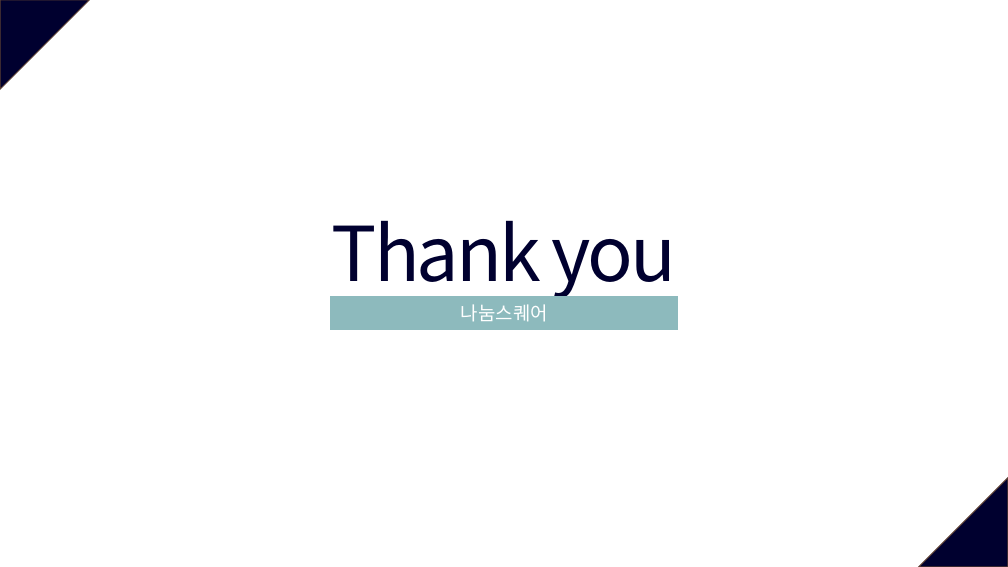
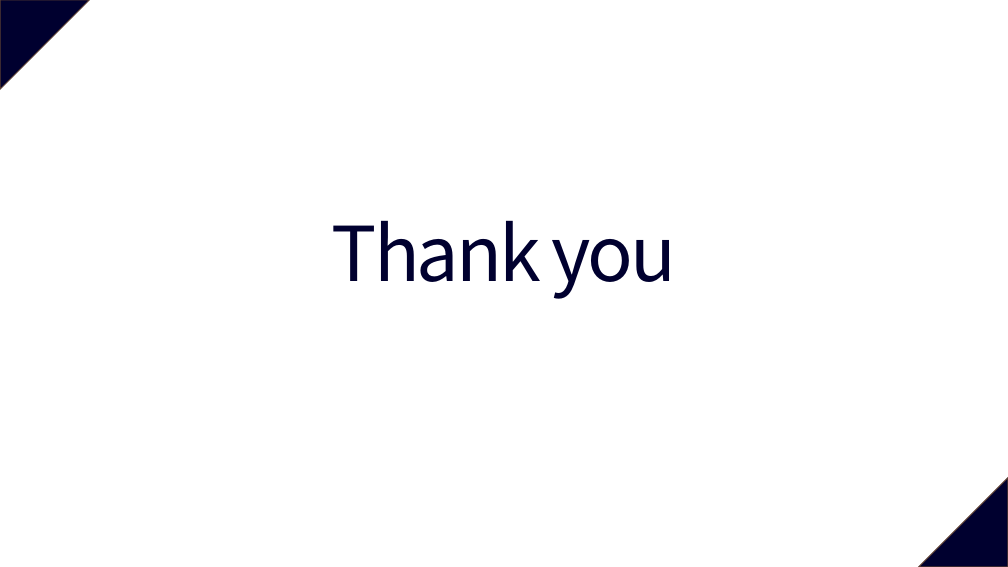
Before and after one commit to JxxHxxx/Ubion-Mini-Project-HR-Analysis, a slide deck: slide 24 of 데이터분석은위대하다.pptx (slide 18 before the commit). Drawn at 1008x567 pixels with LibreOffice and Linux fonts; fonts in the diff are those of the drawing. Boxes give left, top, right and bottom in pixels: in the first picture for what was removed or moved away, otherwise in the second. Text is boxed around its words. In the diff, an @@ line names an element or a change of style, - is before the commit and + after.

```diff
--- a/데이터분석은위대하다.pptx
+++ b/데이터분석은위대하다.pptx
@@ rectangle removed at (330,297,678,330) @@
-나눔스퀘어
```
Also in this commit, not shown: 6 other slides changed, 14 slides added, 8 slides removed.
